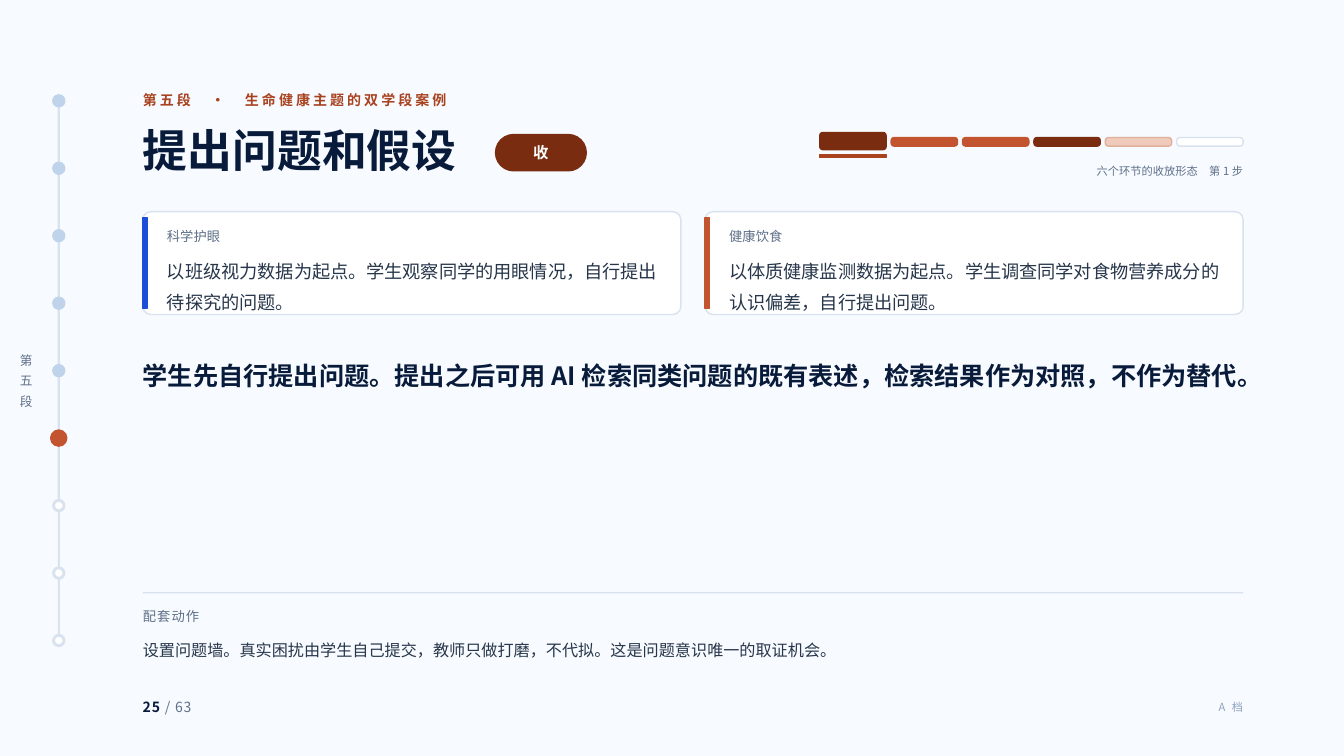
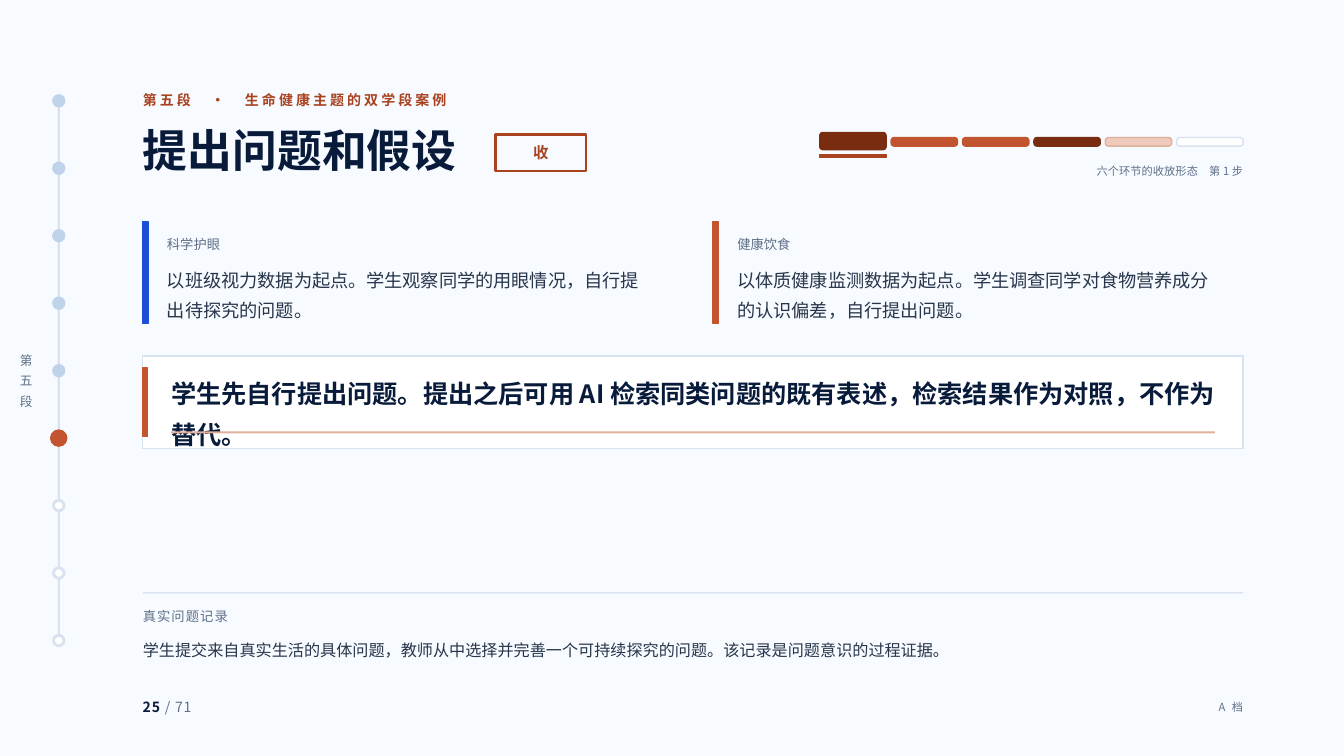
Before and after one commit to tonyxinvip/slides, a slide deck: slide 25 of comprehensive-practice-ai/做中学与综合实践活动.pptx. Drawn at 1344x756 pixels with LibreOffice and Linux fonts; fonts in the diff are those of the drawing. Boxes give left, top, right and bottom in pixels: in the first picture for what was removed or moved away, otherwise in the second. Text is boxed around its words. In the diff, an @@ line names an element or a change of style, - is before the commit and + after.

Commit message:
完善综合实践讲座并加入讲义下载

```diff
--- a/comprehensive-practice-ai/做中学与综合实践活动.pptx
+++ b/comprehensive-practice-ai/做中学与综合实践活动.pptx
@@ text "收" at bbox=[533, 145, 548, 160]: text colour #FFFFFF to #A8421F @@
@@ rectangle at bbox=[496, 134, 587, 170]: rounded rectangle to rectangle; fill #7A2C10 to none; outline #7A2C10 1 pt to #A8421F 1.5 pt @@
@@ rectangle: place and size @@
-rectangle at bbox=[143, 218, 147, 309]
+rectangle at bbox=[143, 222, 148, 324]
@@ rounded rectangle removed at bbox=[143, 212, 682, 315] @@
@@ text "科学护眼": place and size @@
-text "科学护眼" at bbox=[167, 230, 220, 242]
+text "科学护眼" at bbox=[167, 238, 220, 250]
@@ rounded rectangle removed at bbox=[705, 212, 1243, 315] @@
@@ rectangle: place and size @@
-rectangle at bbox=[705, 218, 709, 309]
+rectangle at bbox=[713, 222, 718, 324]
@@ text "健康饮食": place and size @@
-text "健康饮食" at bbox=[729, 230, 782, 242]
+text "健康饮食" at bbox=[737, 238, 790, 250]
@@ text "以班级视力数据为起点。学生观察同学的用眼情况，自行提出待探究的问题。" rewrapped from bbox=[167, 262, 657, 311] to bbox=[167, 271, 639, 319] @@
@@ text "以体质健康监测数据为起点。学生调查同学对食物营养成分的认识偏差，自行提出问题。" rewrapped from bbox=[729, 262, 1219, 311] to bbox=[737, 271, 1209, 319] @@
@@ rectangle added at bbox=[143, 356, 1244, 449], fill #FFFFFF, outline #D9E2EF 1 pt @@
@@ rectangle added at bbox=[143, 368, 148, 437], fill #C2552F, outline #C2552F 1 pt @@
@@ text "学生先自行提出问题。提出之后可用 AI 检索同类问题的既有表述，检索结果作为对照，不作为替代。": place and size @@
-text "学生先自行提出问题。提出之后可用 AI 检索同类问题的既有表述，检索结果作为对照，不作为替代。" at bbox=[143, 363, 1262, 389]
+text "学生先自行提出问题。提出之后可用 AI 检索同类问题的既有表述，检索结果作为对照，不作为替代。" at bbox=[171, 381, 1215, 447]
@@ text "学生先自行提出问题。提出之后可用 AI 检索同类问题的既有表述，检索结果作为对照，不作为替代。" at bbox=[171, 381, 1215, 447]: line spacing 1.4 to 1.35 @@
@@ line added from (171, 433) to (1215, 433), #DFB09C 1.5 pt @@
@@ text at bbox=[143, 610, 228, 622]: text changed; size 11.5 to 9.5 pt; text colour #27364A to #5F7088 @@
-设置问题墙。真实困扰由学生自己提交，教师只做打磨，不代拟。这是问题意识唯一的取证机会。
+真实问题记录
@@ text "真实问题记录" at bbox=[143, 610, 228, 622]: vertical alignment top to middle @@
@@ text removed at bbox=[143, 610, 199, 622] @@
-配套动作
@@ text added at bbox=[143, 642, 949, 658], 11.5 pt, text #27364A @@
+学生提交来自真实生活的具体问题，教师从中选择并完善一个可持续探究的问题。该记录是问题意识的过程证据。
@@ text at bbox=[143, 701, 191, 712]: text changed @@
-25 / 63
+25 / 71
@@ text "A 档" at bbox=[1219, 702, 1243, 712]: text colour #8FA3BE to #5F7088 @@
```
Also in this commit, not shown: 62 other slides changed, 8 slides added, 20 other files.
